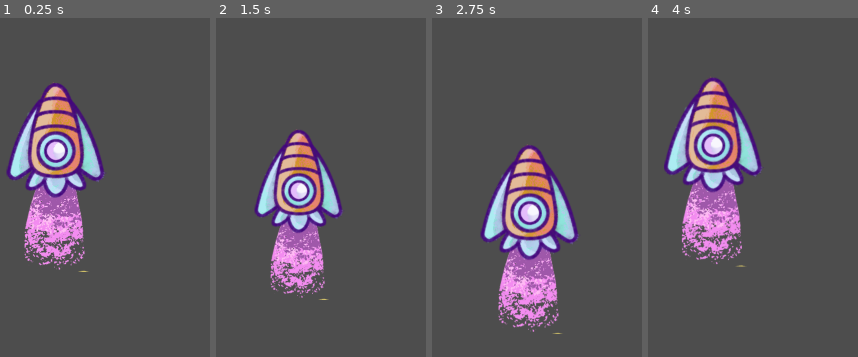
Above: before the commit, frames 1-4 (left to right).
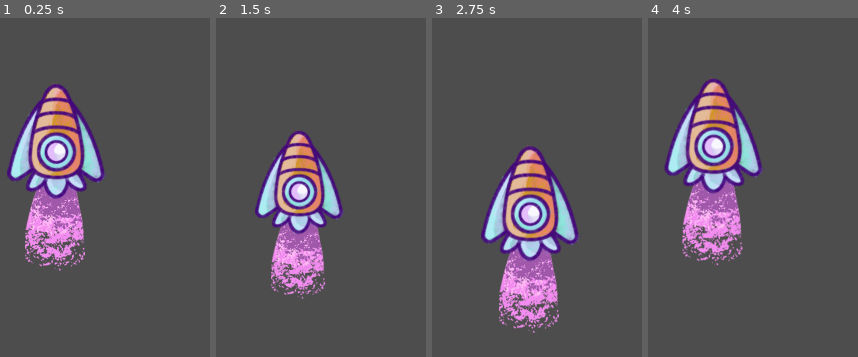
Above: after the commit, the same moments.

Repository: TheJorlu/turnships
Game: Godot game, scene res://scenes/levels/dev/playground.tscn
Same seed, same stepped clock (60 frames per second), same inputs: the game is played once before the commit and once after it.
Inputs (mouse positions are in pixels of both pictures, inside the frame that each line leads up to):
- Up to frame 1 (0.25 s): no input
- Up to frame 2 (1.5 s): tap Enter at 0.5 s; move the mouse to (396, 65) at 0.52 s; click (396, 65) at 0.67 s; tap Space at 1.25 s; drag from (outside the picture) to (249, 265) at 1.27 s
- Up to frame 3 (2.75 s): move the mouse to (outside the picture) at 2.02 s; click (outside the picture) at 2.17 s
- Up to frame 4 (4 s): tap Enter at 2.75 s; drag from (681, 265) to (outside the picture) at 2.77 s; move the mouse to (outside the picture) at 3.52 s; click (outside the picture) at 3.67 s

The runs differ from the first frame. In frame 1, 6.1% of the frame differs, in the area x 2-51%, y 18-75%; in frame 2, 4.9%; in frame 3, 6.0%; in frame 4, 6.0%.

Commit message:
player refactor, turn manager wup

Diff:
--- a/scenes/levels/dev/playground.tscn
+++ b/scenes/levels/dev/playground.tscn
@@ -1,8 +1,12 @@
-[gd_scene load_steps=2 format=3 uid="uid://pf3tfsokutss"]
+[gd_scene load_steps=3 format=3 uid="uid://pf3tfsokutss"]
 
 [ext_resource type="PackedScene" uid="uid://b8w3mxssr7v78" path="res://scenes/player/player.tscn" id="1_873bp"]
+[ext_resource type="PackedScene" uid="uid://ciirf2vsw35eq" path="res://scenes/systems/turn_manager.tscn" id="2_8lldg"]
 
 [node name="Playground" type="Node2D"]
+position = Vector2(1, 0)
 
 [node name="Player" parent="." instance=ExtResource("1_873bp")]
 position = Vector2(529, 892)
+
+[node name="TurnManager" parent="." instance=ExtResource("2_8lldg")]
--- a/scenes/player/player.gd
+++ b/scenes/player/player.gd
@@ -1,10 +1,9 @@
 extends Node2D
 
 ## VARIABLES
-var startPos : Vector2
-var startDragPos : Vector2
-var lastDragPos : Vector2
-var dragging = false
+var _dragging : bool
+var _start_pos : Vector2
+var _last_drag_pos : Vector2
 
 ## GODOT CALLBACKS
 func _ready():
@@ -17,36 +16,33 @@
 
 func _input(event):
 	if event is InputEventMouseButton and event.button_index == MOUSE_BUTTON_LEFT:
-		if not dragging and event.pressed:
-			dragging = true
-			onDragStart(event)
+		if not _dragging and event.pressed:
+			_on_drag_start(event)
 
-		if dragging and not event.pressed:
-			dragging = false
-			OnDragFinish(event)
+		if _dragging and not event.pressed:
+			_on_drag_finish(event)
 
-	if event is InputEventMouseMotion and dragging:
-		onDrag(event)
+	if event is InputEventMouseMotion and _dragging:
+		_on_drag(event)
 
 ## IMPLEMENTATION
-func onDragStart(event):
-	startPos = position
-	startDragPos = event.position;
-	lastDragPos = event.position;
+func _on_drag_start(event) -> void:
+	_dragging = true
+	_start_pos = position
+	_last_drag_pos = event.position;
 	$Visuals.scale = Vector2.ONE * 0.9
 
 
-func onDrag(event):
-	var delta = event.position - lastDragPos
-	var newPosition = position + delta
-	var offset = newPosition - startPos
+func _on_drag(event) -> void:
+	var delta = event.position - _last_drag_pos
+	var new_position = position + delta
+	var offset = new_position - _start_pos
 
-	newPosition = startPos + offset.limit_length(150)
+	position = _start_pos + offset.limit_length(150)
 
-	position = newPosition
-
-	lastDragPos = event.position
+	_last_drag_pos = event.position
 
 
-func OnDragFinish(event):
+func _on_drag_finish(event) -> void:
+	_dragging = false
 	$Visuals.scale = Vector2.ONE
--- a/scenes/player/player.tscn
+++ b/scenes/player/player.tscn
@@ -10,4 +10,4 @@
 texture = ExtResource("1_bbdj0")
 offset = Vector2(2, 52)
 region_enabled = true
-region_rect = Rect2(2.08165e-12, 2.08165e-12, 200, 380)
+region_rect = Rect2(2.08165e-12, 2.08165e-12, 200, 375.713)
--- /dev/null
+++ b/scenes/systems/TurnManager.gd
@@ -0,0 +1,14 @@
+extends Node
+
+signal simulation_started
+signal simulation_progressed(progress)
+signal simulation_finished
+
+# Called when the node enters the scene tree for the first time.
+func _ready():
+	pass # Replace with function body.
+
+
+# Called every frame. 'delta' is the elapsed time since the previous frame.
+func _process(delta):
+	pass
--- /dev/null
+++ b/scenes/systems/turn_manager.tscn
@@ -0,0 +1,6 @@
+[gd_scene load_steps=2 format=3 uid="uid://ciirf2vsw35eq"]
+
+[ext_resource type="Script" path="res://scenes/systems/TurnManager.gd" id="1_44g0s"]
+
+[node name="TurnManager" type="Node"]
+script = ExtResource("1_44g0s")
